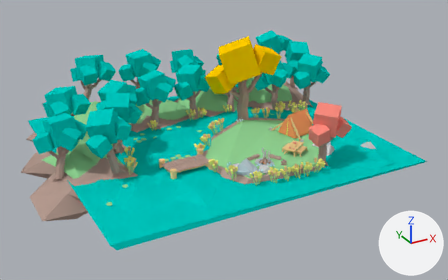
A saved change to the Blender file models/camp.blend.
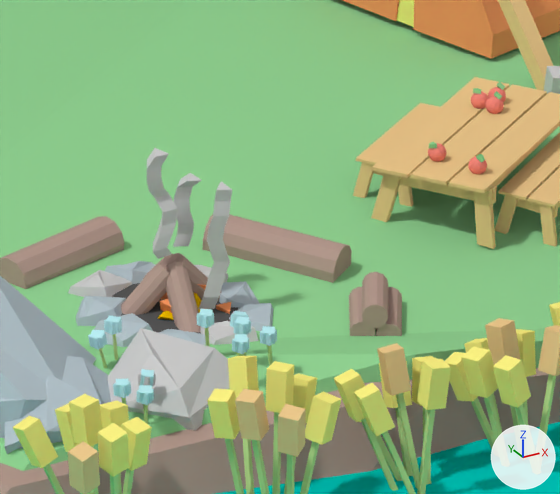
There are two pictures of each version: one whole from a 50 mm camera at (-3.35, -5.89, 2.85) aimed at (-0.15, -0.06, -0.06), one close up on the part from 55% to 67% of the width and 47% to 64% of the height. Lighting does not change. The marker at lower right points along +X, +Y and +Z.

Names of what the first close-up shows: 'Smoke1', 'Smoke2', 'Smoke3', 'group1545068493', 'group1613210848', 'group176447540', 'group1832030168', 'group1861072529', 'group1936895037', 'group1996960513', 'group2111755826', 'group2142730587', 'group919541687', 'island', 'water_flat'.
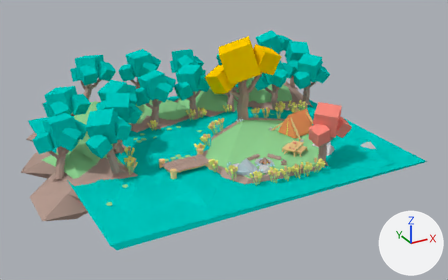
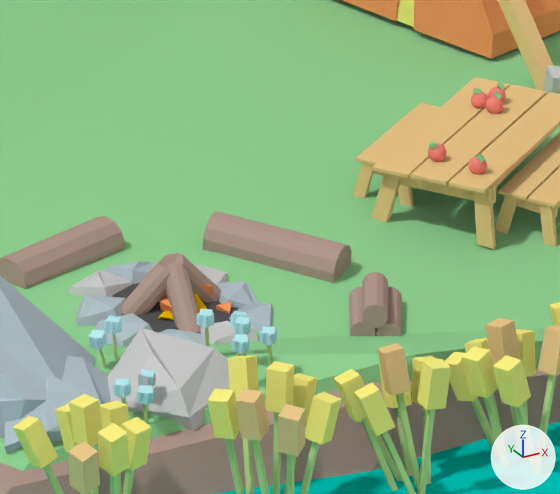
What differs and where, as boxes (x1, y1, x2, y2) in the close-ups (560 x 494 px):
'Smoke3', deleted: before (198, 181, 232, 310)
'Smoke1', deleted: before (147, 148, 178, 259)
'Smoke2', deleted: before (173, 173, 202, 247)

The change, as a diff of the scene's bpy script:
```diff
--- a/models/camp.blend.py
+++ b/models/camp.blend.py
@@ ob_smoke1 @@
-ob_smoke1 = bpy.data.objects.new('Smoke1', me_group1287028882)
-ob_smoke1.location = (-0.063, -0.778, 0.048)
-ob_smoke1.rotation_euler = (1.571, 0.0, 0.0)  # degrees (90, 0, 0)
@@ ob_smoke2 @@
-ob_smoke2 = bpy.data.objects.new('Smoke2', me_group1428317787)
-ob_smoke2.location = (-0.023, -0.763, 0.027)
-ob_smoke2.rotation_euler = (1.571, 0.0, 0.0)  # degrees (90, 0, 0)
@@ ob_smoke3 @@
-ob_smoke3 = bpy.data.objects.new('Smoke3', me_group1121629105)
-ob_smoke3.location = (-0.016, -0.816, 0.003)
-ob_smoke3.rotation_euler = (1.571, 0.0, 0.0)  # degrees (90, 0, 0)
```
